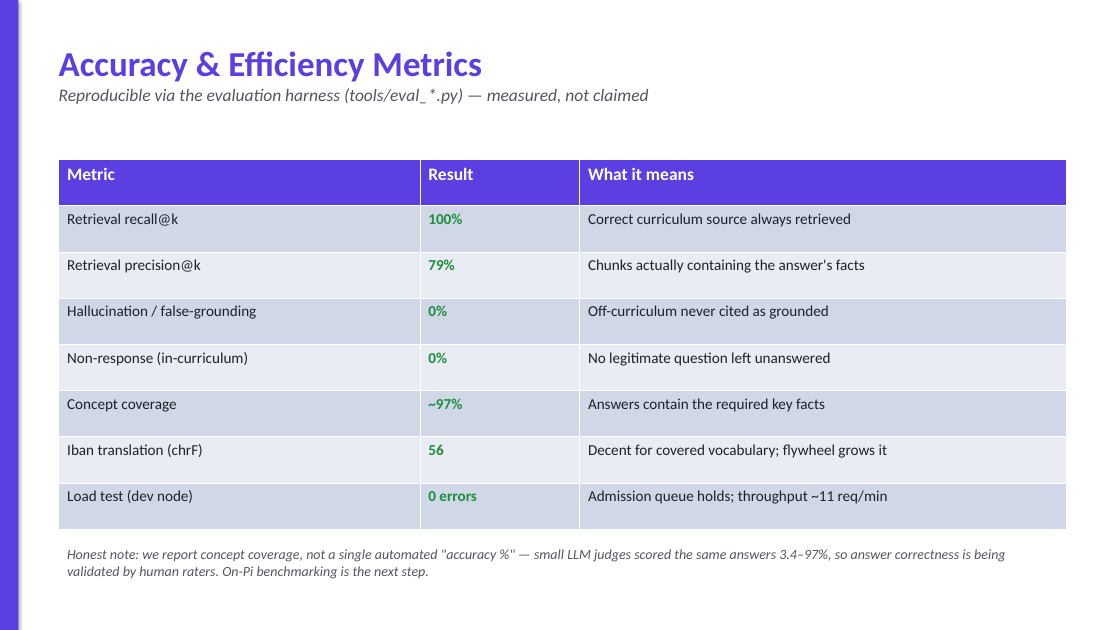
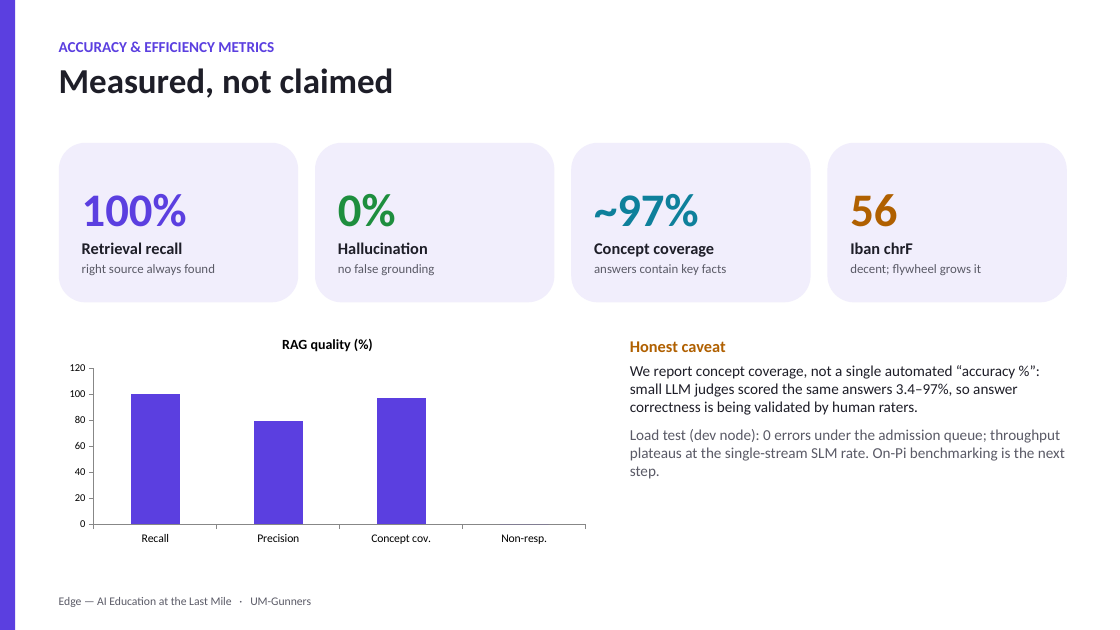
Before and after one commit to fciacia/EduNode, a slide deck: slide 11 of docs/AI for Education_University of Malaya_UM-Gunners_PitchDeck.pptx. Drawn at 1120x630 pixels with LibreOffice and Linux fonts; fonts in the diff are those of the drawing. Boxes give left, top, right and bottom in pixels: in the first picture for what was removed or moved away, otherwise in the second. Text is boxed around its words. In the diff, an @@ line names an element or a change of style, - is before the commit and + after.

Commit message:
docs: upgrade pitch deck — charts, architecture diagram, stat cards, screenshot
Rebuilds the deck visually: before/after language-bias chart, RAG-quality chart,
a 4-agent architecture diagram, problem->fix rows, big stat callouts, two-column
comparison, scalability roadmap, and a real grounded-answer product screenshot
(Verified badge + citations + diagram). Metrics remain the real measured values.

```diff
--- a/docs/AI for Education_University of Malaya_UM-Gunners_PitchDeck.pptx
+++ b/docs/AI for Education_University of Malaya_UM-Gunners_PitchDeck.pptx
@@ rectangle at [0,0,15,630]: shadow off @@
@@ text at [59,42,394,98]: text changed; size 15 to 13 pt; text colour #555560 to #5B3FE0; bold on; italic off @@
-Accuracy & Efficiency Metrics
-Reproducible via the evaluation harness (tools/eval_*.py) — measured, not claimed
+ACCURACY & EFFICIENCY METRICS
+Measured, not claimed
@@ rounded rectangle added at [59,143,298,302], fill #F1EEFC, 11 pt, text #5A5A66 @@
+100%
+Retrieval recall
+right source always found
@@ rounded rectangle added at [315,143,555,302], fill #F1EEFC, 11 pt, text #5A5A66 @@
+0%
+Hallucination
+no false grounding
@@ rounded rectangle added at [571,143,811,302], fill #F1EEFC, 11 pt, text #5A5A66 @@
+~97%
+Concept coverage
+answers contain key facts
@@ rounded rectangle added at [828,143,1067,302], fill #F1EEFC, 11 pt, text #5A5A66 @@
+56
+Iban chrF
+decent; flywheel grows it
@@ table removed at [59,160,1067,529], 8 rows, 3 columns @@
-Metric | Result | What it means
-Retrieval recall@k | 100% | Correct curriculum source always retrieved
-Retrieval precision@k | 79% | Chunks actually containing the answer's facts
-Hallucination / false-grounding | 0% | Off-curriculum never cited as grounded
-Non-response (in-curriculum) | 0% | No legitimate question left unanswered
-Concept coverage | ~97% | Answers contain the required key facts
-Iban translation (chrF) | 56 | Decent for covered vocabulary; flywheel grows it
-Load test (dev node) | 0 errors | Admission queue holds; throughput ~11 req/min
@@ column chart added at [59,323,597,550] @@
+title "RAG quality (%)"
+categories: Recall, Precision, Concept cov., Non-resp.
+Series 1: 100, 79, 97, 0
@@ text at [630,341,1065,479]: text changed; size 12 to 13 pt; text colour #555560 to #1E1E28; italic off @@
-Honest note: we report concept coverage, not a single automated "accuracy %" — small LLM judges scored the same answers 3.4–97%, so answer correctness is being validated by human raters. On-Pi benchmarking is the next step.
+Honest caveat
+We report concept coverage, not a single automated “accuracy %”: small LLM judges scored the same answers 3.4–97%, so answer correctness is being validated by human raters.
+Load test (dev node): 0 errors under the admission queue; throughput plateaus at the single-stream SLM rate. On-Pi benchmarking is the next step.
@@ text added at [59,597,311,607], 10 pt, text #5A5A66 @@
+Edge — AI Education at the Last Mile · UM-Gunners
```
Also in this commit, not shown: 11 other slides changed, 3 slides added, 3 slides removed, 3 other files.
